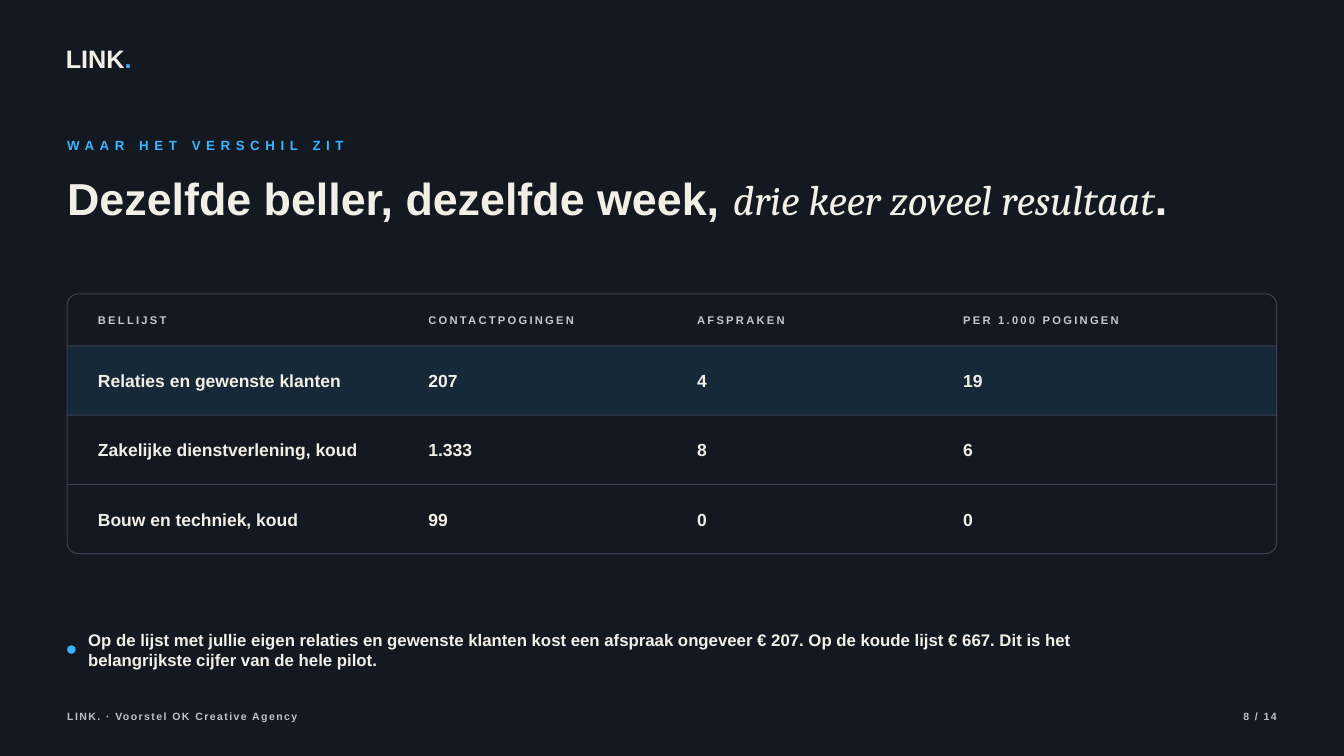
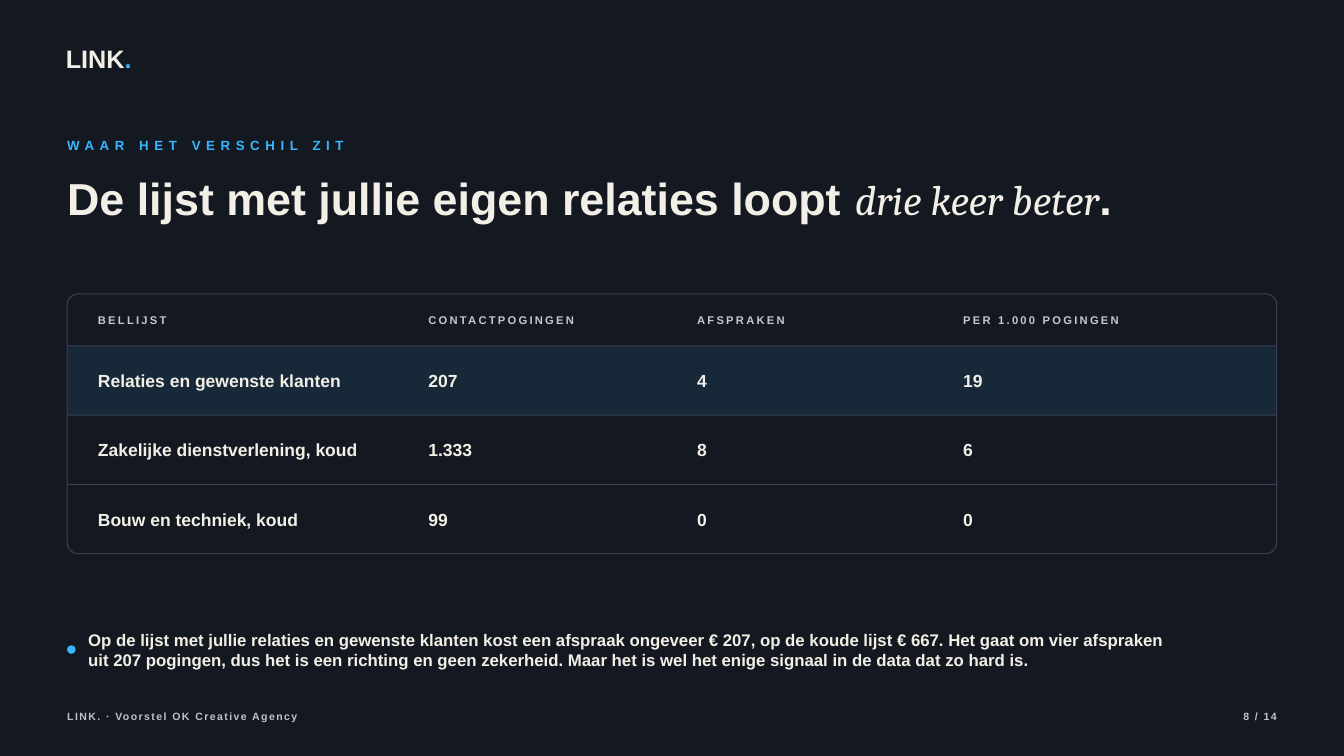
Before and after one commit to hens-lang/Test, a slide deck: slide 8 of output/LINK. voorstel OK Creative Agency.pptx. Drawn at 1344x756 pixels with LibreOffice and Linux fonts; fonts in the diff are those of the drawing. Boxes give left, top, right and bottom in pixels: in the first picture for what was removed or moved away, otherwise in the second. Text is boxed around its words. In the diff, an @@ line names an element or a change of style, - is before the commit and + after.

```diff
--- a/output/LINK. voorstel OK Creative Agency.pptx
+++ b/output/LINK. voorstel OK Creative Agency.pptx
@@ text at bbox=[67, 182, 1099, 224]: text changed @@
-Dezelfde beller, dezelfde week, drie keer zoveel resultaat.
+De lijst met jullie eigen relaties loopt drie keer beter.
@@ text at bbox=[88, 634, 1162, 670]: text changed @@
-Op de lijst met jullie eigen relaties en gewenste klanten kost een afspraak ongeveer € 207. Op de koude lijst € 667. Dit is het belangrijkste cijfer van de hele pilot.
+Op de lijst met jullie relaties en gewenste klanten kost een afspraak ongeveer € 207, op de koude lijst € 667. Het gaat om vier afspraken uit 207 pogingen, dus het is een richting en geen zekerheid. Maar het is wel het enige signaal in de data dat zo hard is.
```
Also in this commit, not shown: 3 other slides changed, 9 other files.
